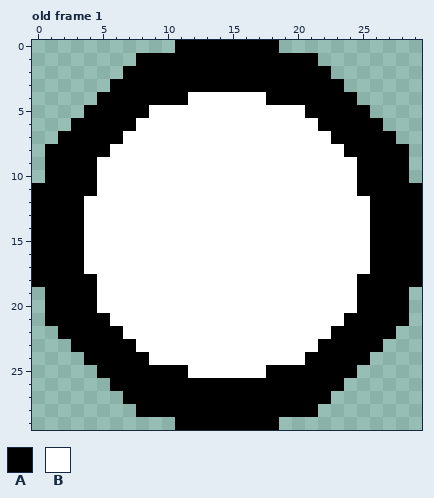
File history of a pixel-art file, aseprite/bullet.aseprite. Above: the version before the commit.
30x30 pixels, 1 frame. Shown: old frame 1. The commit also changed other frames, which this record leaves out.
Palette (. is transparent): A #000000  B #ffffff
Pixels before, old frame 1, first column x 0:
 0 ...........AAAAAAAA...........
 1 ........AAAAAAAAAAAAAA........
 2 .......AAAAAAAAAAAAAAAA.......
 3 ......AAAAAAAAAAAAAAAAAA......
 4 .....AAAAAAABBBBBBAAAAAAA.....
 5 ....AAAAABBBBBBBBBBBBAAAAA....
 6 ...AAAAABBBBBBBBBBBBBBAAAAA...
 7 ..AAAAABBBBBBBBBBBBBBBBAAAAA..
 8 .AAAAABBBBBBBBBBBBBBBBBBAAAAA.
 9 .AAAABBBBBBBBBBBBBBBBBBBBAAAA.
10 .AAAABBBBBBBBBBBBBBBBBBBBAAAA.
11 AAAAABBBBBBBBBBBBBBBBBBBBAAAAA
12 AAAABBBBBBBBBBBBBBBBBBBBBBAAAA
13 AAAABBBBBBBBBBBBBBBBBBBBBBAAAA
14 AAAABBBBBBBBBBBBBBBBBBBBBBAAAA
15 AAAABBBBBBBBBBBBBBBBBBBBBBAAAA
16 AAAABBBBBBBBBBBBBBBBBBBBBBAAAA
17 AAAABBBBBBBBBBBBBBBBBBBBBBAAAA
18 AAAAABBBBBBBBBBBBBBBBBBBBAAAAA
19 .AAAABBBBBBBBBBBBBBBBBBBBAAAA.
20 .AAAABBBBBBBBBBBBBBBBBBBBAAAA.
21 .AAAAABBBBBBBBBBBBBBBBBBAAAAA.
22 ..AAAAABBBBBBBBBBBBBBBBAAAAA..
23 ...AAAAABBBBBBBBBBBBBBAAAAA...
24 ....AAAAABBBBBBBBBBBBAAAAA....
25 .....AAAAAAABBBBBBAAAAAAA.....
26 ......AAAAAAAAAAAAAAAAAA......
27 .......AAAAAAAAAAAAAAAA.......
28 ........AAAAAAAAAAAAAA........
29 ...........AAAAAAAA...........
Now the later version:
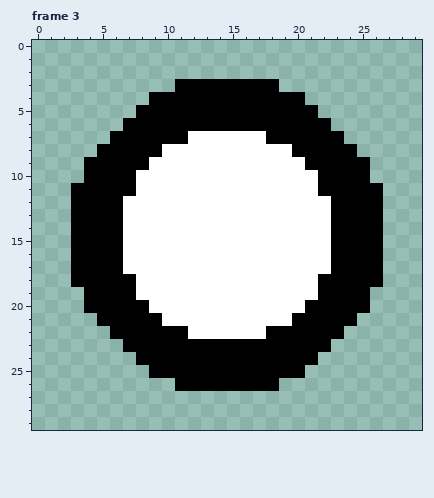
A new or re-ordered frame is compared with the old frame closest to it.
Edits made:
frames 1 -> 7
Changed rows in their new state; - is an unchanged pixel.
Frame 3 is new; against old frame 1:
first column x 0:
 0 -----------........-----------
 1 --------..............--------
 2 -------................-------
 3 ------.....--------.....------
 4 -----....---AAAAAA---....-----
 5 ----....-AAAAAAAAAAAA-....----
 6 ---....-AAAAAAAAAAAAAA-....---
 7 --....-AAAAA------AAAAA-....--
 8 -....-AAAA----------AAAA-....-
 9 -...-AAAA------------AAAA-...-
10 -...-AAA--------------AAA-...-
11 ...--AAA--------------AAA--...
12 ...-AAA----------------AAA-...
13 ...-AAA----------------AAA-...
14 ...-AAA----------------AAA-...
15 ...-AAA----------------AAA-...
16 ...-AAA----------------AAA-...
17 ...-AAA----------------AAA-...
18 ...--AAA--------------AAA--...
19 -...-AAA--------------AAA-...-
20 -...-AAAA------------AAAA-...-
21 -....-AAAA----------AAAA-....-
22 --....-AAAAA------AAAAA-....--
23 ---....-AAAAAAAAAAAAAA-....---
24 ----....-AAAAAAAAAAAA-....----
25 -----....---AAAAAA---....-----
26 ------.....--------.....------
27 -------................-------
28 --------..............--------
29 -----------........-----------
